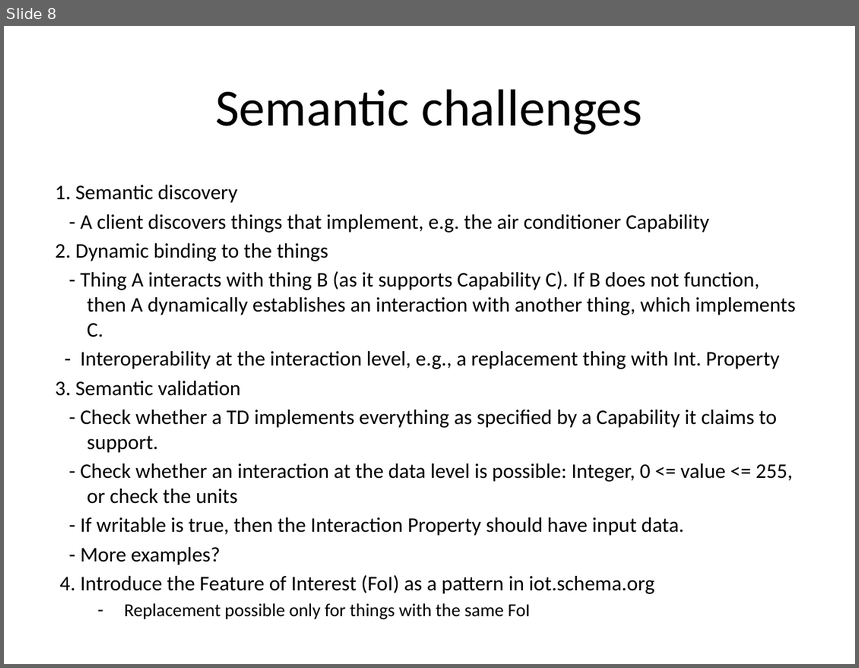
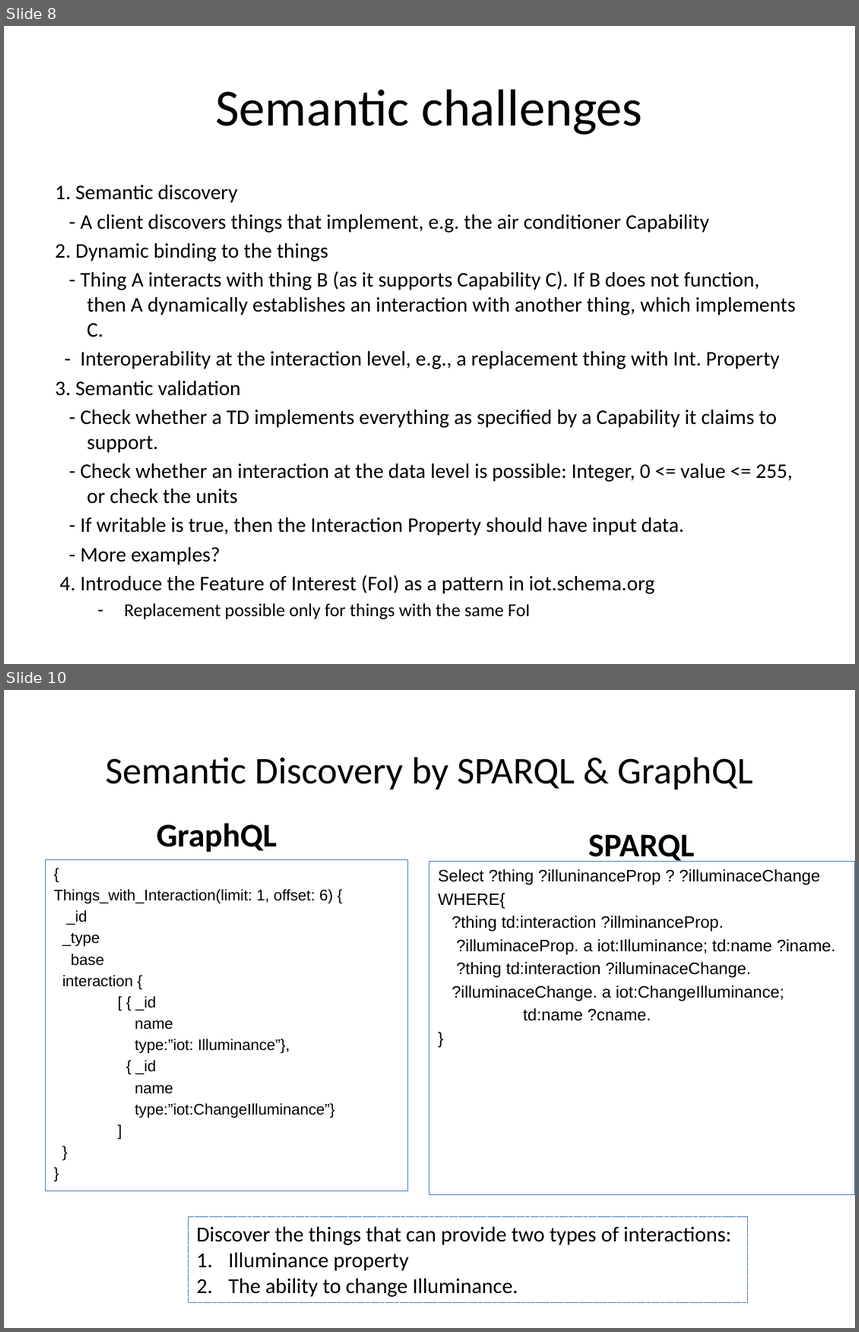
Before and after one commit to w3c/wot, a slide deck: plugfest/2018-prague/semantic integration/Semantic-Integration-Prague-PlugFest-Preparation.pptx. Shown one above the other, each under a label of ours: slide 8 before the commit, slides 8 and 10 after it; the slides between them are not shown. The pictures are 859x668 and 859x1332 pixels, drawn with LibreOffice and Linux fonts; fonts in the diff are those of the drawing. Boxes give left, top, right and bottom in pixels: in the first picture for what was removed or moved away, otherwise in the second. Text is boxed around its words. In the diff, an @@ line names an element or a change of style, - is before the commit and + after.

Commit message:
Update slide Semantic-Integration slide
Add two semantic discovery examples using SPARQL and GraphQL

```diff
--- a/plugfest/2018-prague/semantic integration/Semantic-Integration-Prague-PlugFest-Preparation.pptx
+++ b/plugfest/2018-prague/semantic integration/Semantic-Integration-Prague-PlugFest-Preparation.pptx
@@ slide 10 added at [4, 690, 855, 1328], background #FFFFFF @@
@@ title added at [105, 757, 753, 790], 32 pt, text #000000 @@
+Semantic Discovery by SPARQL & GraphQL
@@ text added at [157, 823, 278, 852], 28 pt, text #000000, bold @@
+GraphQL
@@ text added at [588, 834, 694, 862], 28 pt, text #000000, bold @@
+SPARQL
@@ text added at [46, 860, 408, 1192], outline #4F81BD 0.75 pt, 12.9 pt, text #000000 @@
+{
+Things_with_Interaction(limit: 1, offset: 6) {
+_id
+_type
+base
+interaction {
+[ { _id
+name
+type:”iot: Illuminance”},
+{ _id
+name
+type:”iot:ChangeIlluminance”}
+]
+}
+}
@@ rectangle added at [430, 861, 855, 1195], outline #4F81BD 0.75 pt, 14 pt, text #000000 @@
+Select ?thing ?illuninanceProp ? ?illuminaceChange
+WHERE{
+?thing td:interaction ?illminanceProp.
+?illuminaceProp. a iot:Illuminance; td:name ?iname.
+?thing td:interaction ?illuminaceChange.
+?illuminaceChange. a iot:ChangeIlluminance;
+td:name ?cname.
+}
@@ rectangle added at [189, 1217, 748, 1303], outline #4F81BD 0.75 pt dashed, 18 pt, text #000000 @@
+Discover the things that can provide two types of interactions:
+1. Illuminance property
+2. The ability to change Illuminance.
```
Also in this commit, not shown: 2 other slides added.
